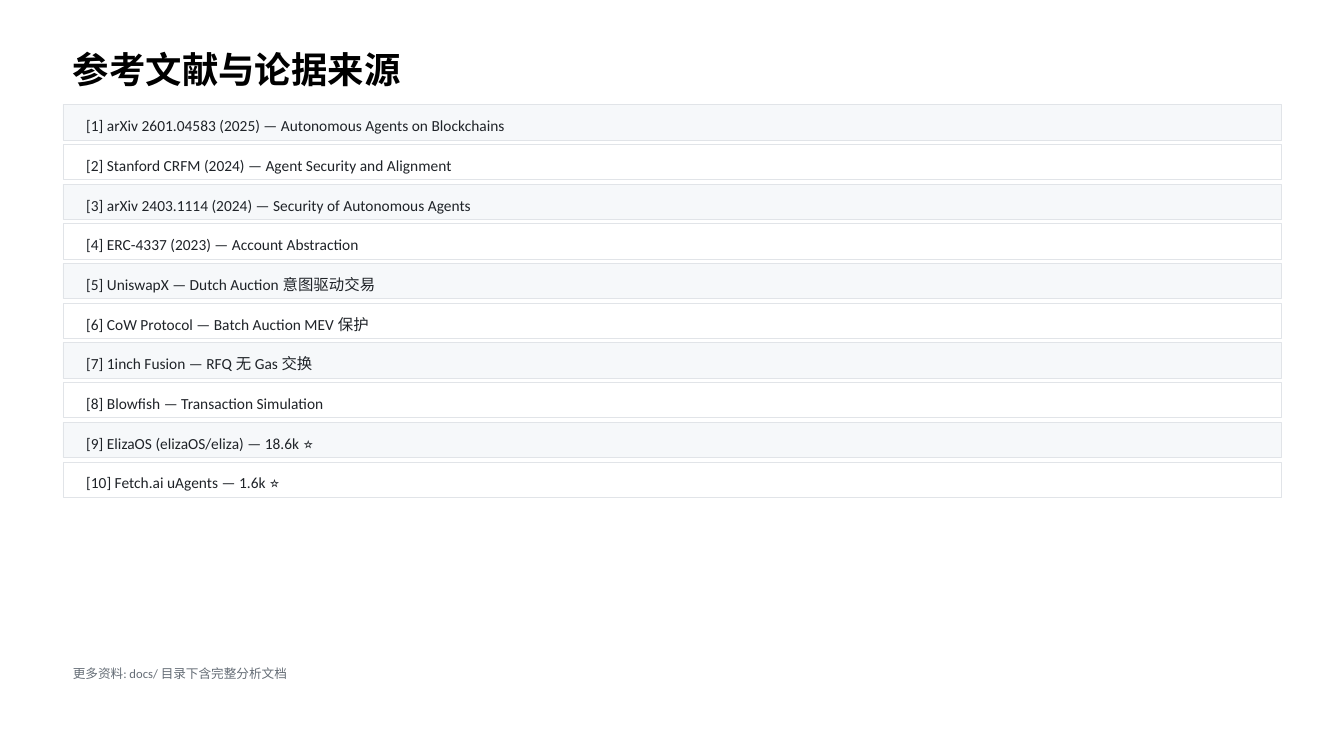
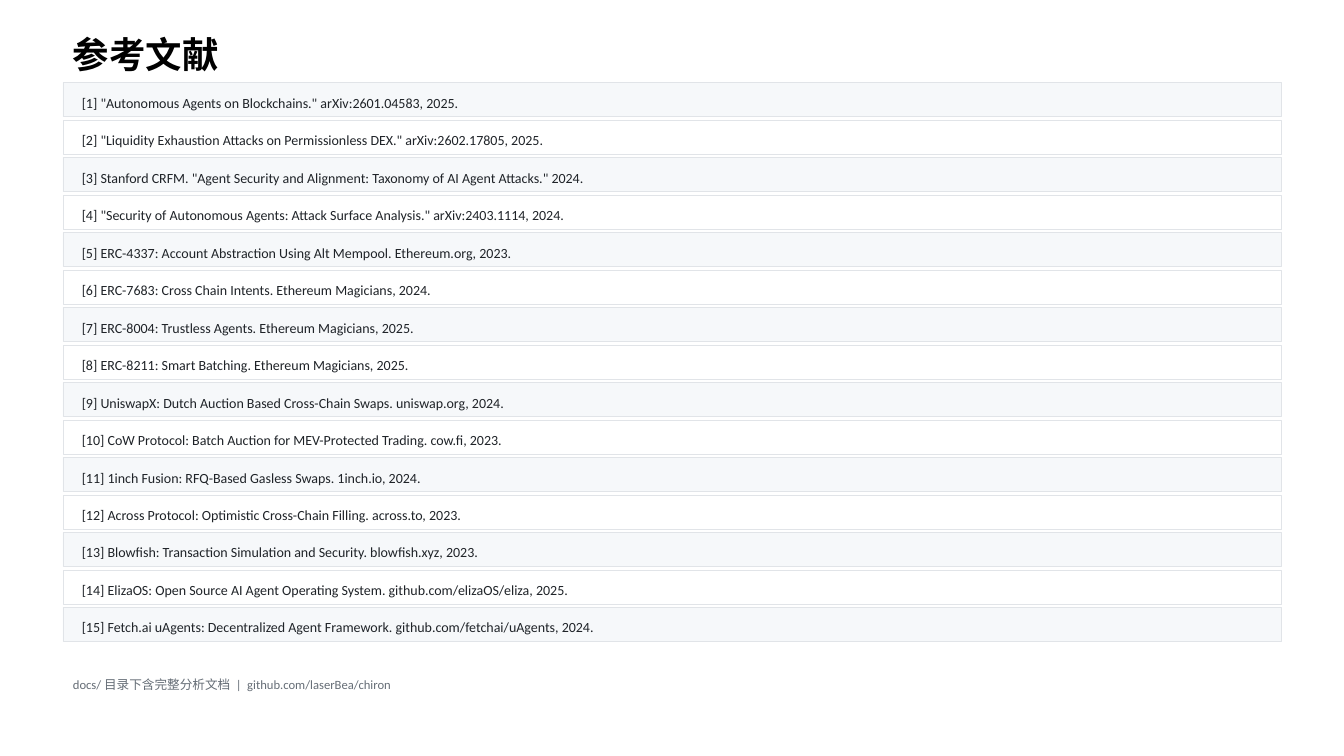
Before and after one commit to laserBea/chiron, a slide deck: slide 12 of outputs/chiron-report/Chiron-课程项目汇报.pptx. Drawn at 1344x756 pixels with LibreOffice and Linux fonts; fonts in the diff are those of the drawing. Boxes give left, top, right and bottom in pixels: in the first picture for what was removed or moved away, otherwise in the second. Text is boxed around its words. In the diff, an @@ line names an element or a change of style, - is before the commit and + after.

Commit message:
feat: add Chiron end-to-end demo scripts and update DeepSeek API integration

```diff
--- a/outputs/chiron-report/Chiron-课程项目汇报.pptx
+++ b/outputs/chiron-report/Chiron-课程项目汇报.pptx
@@ text at bbox=[73, 37, 219, 72]: text changed @@
-参考文献与论据来源
+参考文献
@@ rectangle: place and size @@
-rectangle at bbox=[63, 105, 1280, 140]
+rectangle at bbox=[63, 83, 1280, 117]
@@ text at bbox=[82, 98, 458, 111]: text changed; size 11 to 10 pt @@
-[1] arXiv 2601.04583 (2025) — Autonomous Agents on Blockchains
+[1] "Autonomous Agents on Blockchains." arXiv:2601.04583, 2025.
@@ rectangle: place and size @@
-rectangle at bbox=[63, 144, 1280, 179]
+rectangle at bbox=[63, 120, 1280, 154]
@@ text added at bbox=[82, 135, 543, 148], 10 pt, text #1F2328 @@
+[2] "Liquidity Exhaustion Attacks on Permissionless DEX." arXiv:2602.17805, 2025.
@@ text at bbox=[82, 173, 584, 186]: text changed; size 11 to 10 pt @@
-[2] Stanford CRFM (2024) — Agent Security and Alignment
+[3] Stanford CRFM. "Agent Security and Alignment: Taxonomy of AI Agent Attacks." 2024.
@@ 3 rectangles: place and size @@
-3 rectangles at bbox=[63, 185, 1280, 298]
+3 rectangles at bbox=[63, 157, 1280, 267]
@@ text at bbox=[82, 210, 564, 223]: text changed; size 11 to 10 pt @@
-[3] arXiv 2403.1114 (2024) — Security of Autonomous Agents
+[4] "Security of Autonomous Agents: Attack Surface Analysis." arXiv:2403.1114, 2024.
@@ text at bbox=[82, 248, 511, 261]: text changed; size 11 to 10 pt @@
-[4] ERC-4337 (2023) — Account Abstraction
+[5] ERC-4337: Account Abstraction Using Alt Mempool. Ethereum.org, 2023.
@@ text added at bbox=[82, 285, 431, 298], 10 pt, text #1F2328 @@
+[6] ERC-7683: Cross Chain Intents. Ethereum Magicians, 2024.
@@ text removed at bbox=[86, 277, 376, 293] @@
-[5] UniswapX — Dutch Auction 意图驱动交易
@@ text added at bbox=[82, 323, 414, 336], 10 pt, text #1F2328 @@
+[7] ERC-8004: Trustless Agents. Ethereum Magicians, 2025.
@@ 3 rectangles: place and size @@
-3 rectangles at bbox=[63, 303, 1280, 417]
+3 rectangles at bbox=[63, 270, 1280, 379]
@@ text removed at bbox=[86, 356, 313, 371] @@
-[7] 1inch Fusion — RFQ 无 Gas 交换
@@ rectangle added at bbox=[63, 382, 1280, 416], fill #F6F8FA, outline #E1E4E8 0.5 pt @@
@@ text added at bbox=[82, 360, 409, 373], 10 pt, text #1F2328 @@
+[8] ERC-8211: Smart Batching. Ethereum Magicians, 2025.
@@ text at bbox=[82, 398, 504, 411]: text changed; size 11 to 10 pt @@
-[8] Blowfish — Transaction Simulation
+[9] UniswapX: Dutch Auction Based Cross-Chain Swaps. uniswap.org, 2024.
@@ rectangle added at bbox=[63, 420, 1280, 455], fill #FFFFFF, outline #E1E4E8 0.5 pt @@
@@ text at bbox=[82, 435, 502, 448]: text changed; size 11 to 10 pt @@
-[6] CoW Protocol — Batch Auction MEV 保护
+[10] CoW Protocol: Batch Auction for MEV-Protected Trading. cow.fi, 2023.
@@ text removed at bbox=[86, 438, 299, 451] @@
-[9] ElizaOS (elizaOS/eliza) — 18.6k ⭐
@@ rectangle: place and size @@
-rectangle at bbox=[63, 422, 1280, 458]
+rectangle at bbox=[63, 458, 1280, 492]
@@ text added at bbox=[82, 473, 421, 486], 10 pt, text #1F2328 @@
+[11] 1inch Fusion: RFQ-Based Gasless Swaps. 1inch.io, 2024.
@@ text removed at bbox=[86, 477, 266, 491] @@
-[10] Fetch.ai uAgents — 1.6k ⭐
@@ rectangle: place and size @@
-rectangle at bbox=[63, 462, 1280, 497]
+rectangle at bbox=[63, 495, 1280, 529]
@@ rectangle added at bbox=[63, 532, 1280, 567], fill #F6F8FA, outline #E1E4E8 0.5 pt @@
@@ text added at bbox=[82, 510, 461, 523], 10 pt, text #1F2328 @@
+[12] Across Protocol: Optimistic Cross-Chain Filling. across.to, 2023.
@@ text added at bbox=[82, 547, 478, 560], 10 pt, text #1F2328 @@
+[13] Blowfish: Transaction Simulation and Security. blowfish.xyz, 2023.
@@ rectangle added at bbox=[63, 570, 1280, 604], fill #FFFFFF, outline #E1E4E8 0.5 pt @@
@@ text added at bbox=[82, 585, 568, 598], 10 pt, text #1F2328 @@
+[14] ElizaOS: Open Source AI Agent Operating System. github.com/elizaOS/eliza, 2025.
@@ rectangle added at bbox=[63, 608, 1280, 642], fill #F6F8FA, outline #E1E4E8 0.5 pt @@
@@ text added at bbox=[82, 622, 594, 635], 10 pt, text #1F2328 @@
+[15] Fetch.ai uAgents: Decentralized Agent Framework. github.com/fetchai/uAgents, 2024.
@@ text at bbox=[73, 678, 391, 691]: text changed @@
-更多资料: docs/ 目录下含完整分析文档
+docs/ 目录下含完整分析文档 | github.com/laserBea/chiron
```
Also in this commit, not shown: 1 other slide changed, 7 other files.
